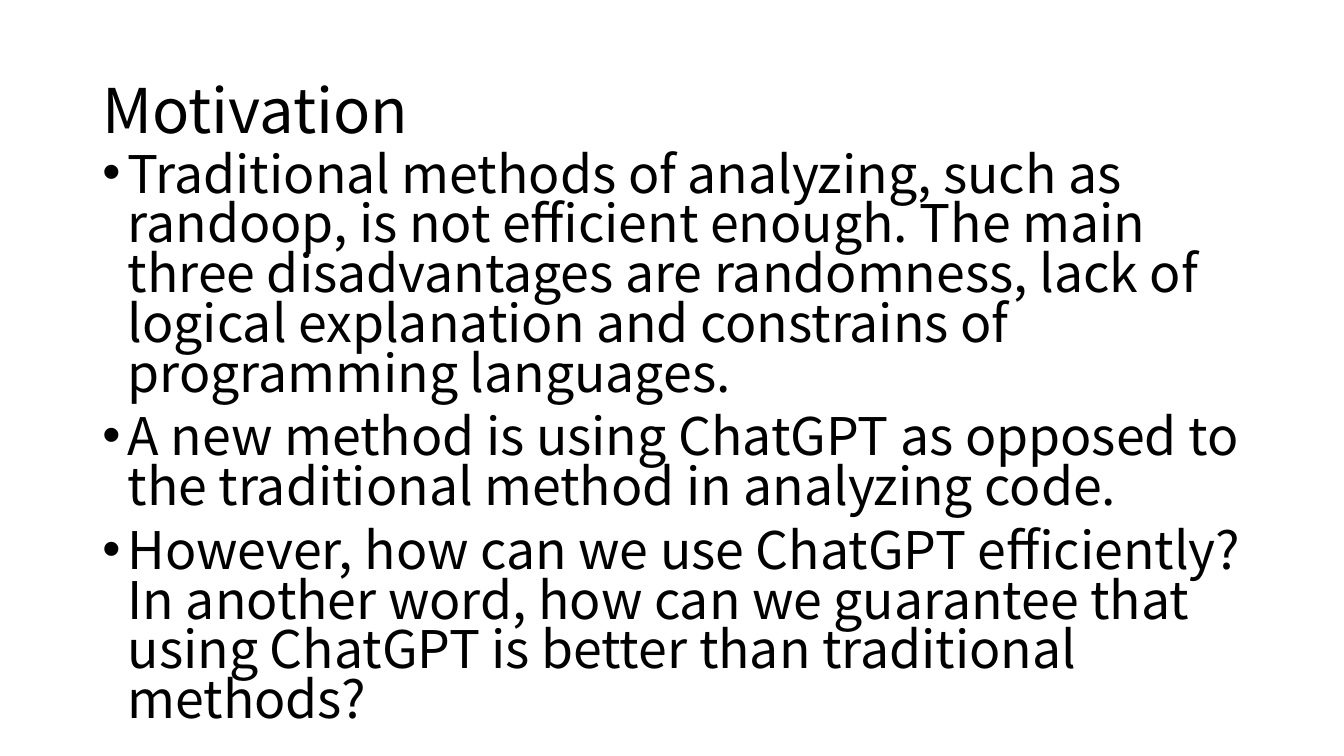
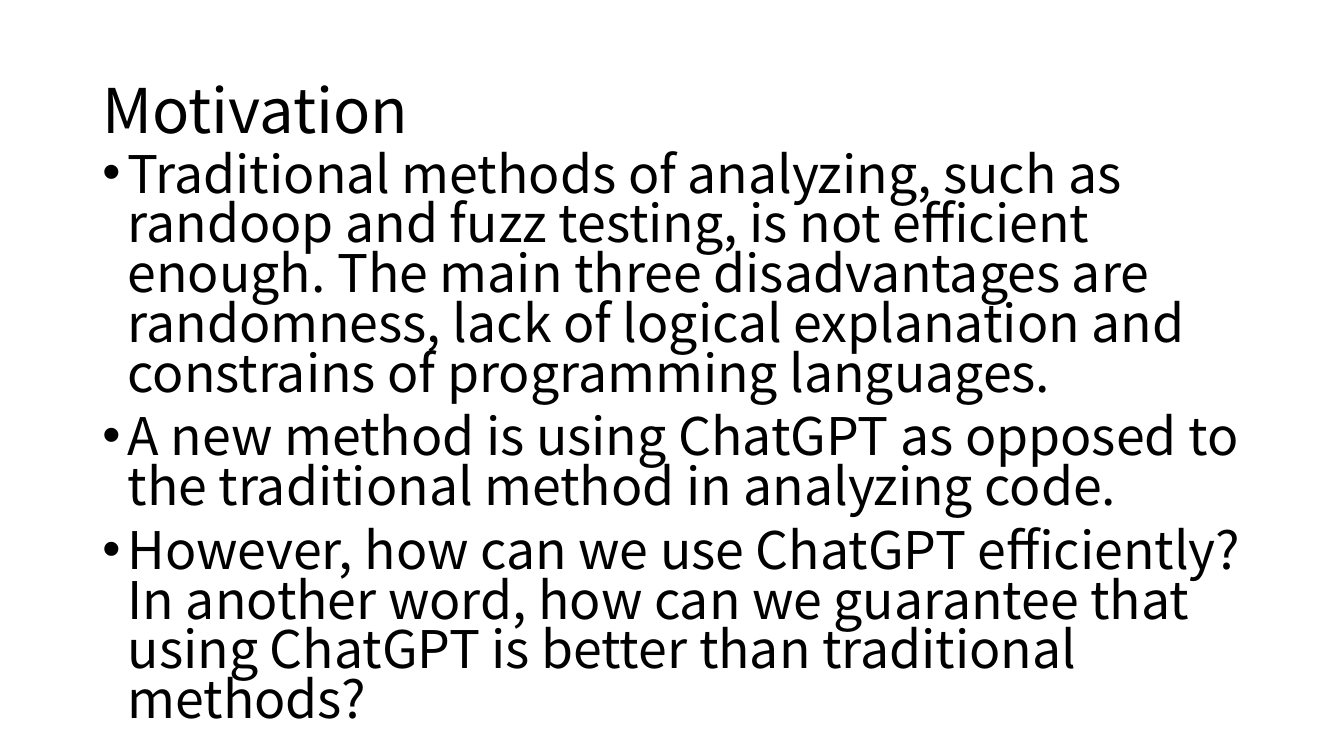
Before and after one commit to Paul-Cui-Bugkiller/CS_6030_2023Fall_Final_Project, a slide deck: slide 2 of Slides/Final_Project_Report.pptx. Drawn at 1344x756 pixels with LibreOffice and Linux fonts; fonts in the diff are those of the drawing. Boxes give left, top, right and bottom in pixels: in the first picture for what was removed or moved away, otherwise in the second. Text is boxed around its words. In the diff, an @@ line names an element or a change of style, - is before the commit and + after.

```diff
--- a/Slides/Final_Project_Report.pptx
+++ b/Slides/Final_Project_Report.pptx
@@ text at [128, 151, 1184, 405]: text changed @@
-• Traditional methods of analyzing, such as randoop, is not efficient enough. The main three disadvantages are randomness, lack of logical explanation and constrains of programming languages.
+• Traditional methods of analyzing, such as randoop and fuzz testing, is not efficient enough. The main three disadvantages are randomness, lack of logical explanation and constrains of programming languages.
```
Also in this commit, not shown: 2 other slides changed, 11 other files.
